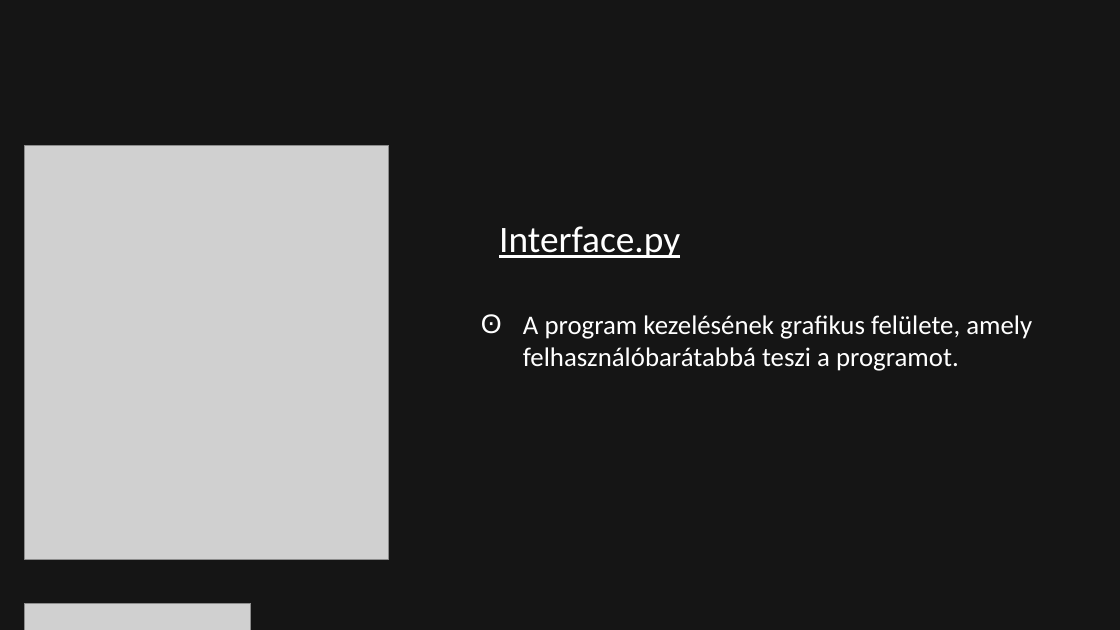
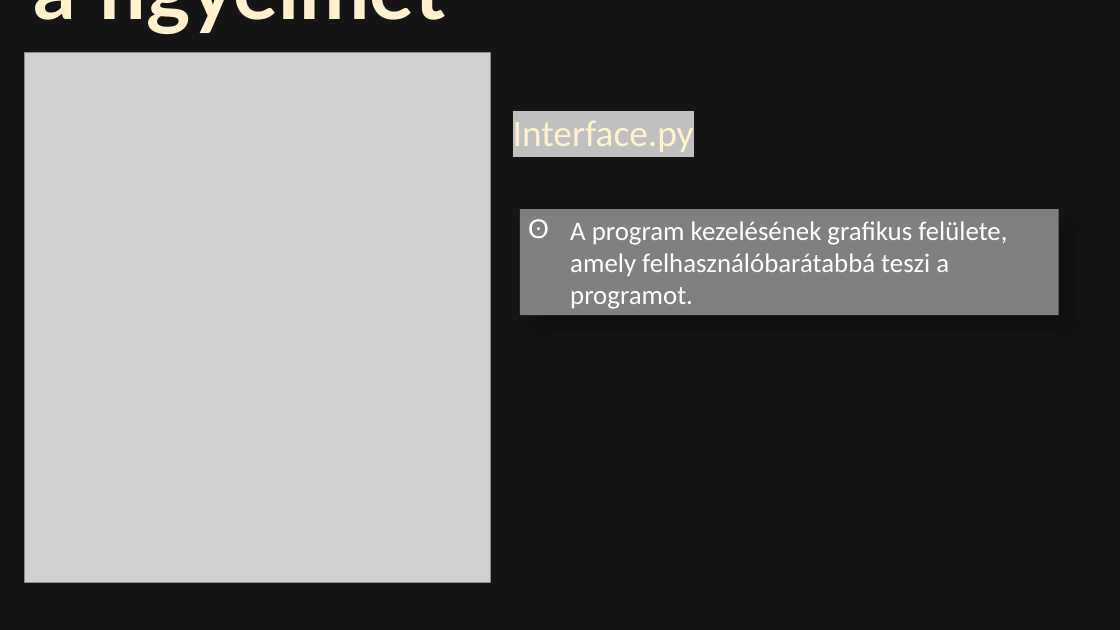
Before and after one commit to bankuti-gk/VBJCode, a slide deck: slide 11 of VBJCode.ppsx (slide 12 before the commit). Drawn at 1120x630 pixels with LibreOffice and Linux fonts; fonts in the diff are those of the drawing; grey boxes stand for pictures; background and template pictures are left out; a plain dark background stands for a picture behind light text. Boxes give left, top, right and bottom in pixels: in the first picture for what was removed or moved away, otherwise in the second. Text is boxed around its words. In the diff, an @@ line names an element or a change of style, - is before the commit and + after.

```diff
--- a/VBJCode.ppsx
+++ b/VBJCode.ppsx
@@ title added at (x1=33, y1=0, x2=445, y2=34), 72 pt, text #FFF2CC, bold @@
+Köszönjük
+a figyelmet
@@ picture resized from (x1=24, y1=145, x2=388, y2=560) to (x1=24, y1=53, x2=490, y2=583) @@
@@ text "Interface.py" moved from (x1=499, y1=226, x2=680, y2=258) to (x1=513, y1=121, x2=694, y2=152) @@
@@ text "Interface.py" at (x1=513, y1=121, x2=694, y2=152): text colour #FFFFFF to #FFF2CC, highlight none to #C0C0C0, underline off @@
@@ rectangle "A program kezelésének grafikus felülete, ..." resized from (x1=523, y1=315, x2=1032, y2=371) to (x1=520, y1=209, x2=1059, y2=315) @@
@@ rectangle "A program kezelésének grafikus felülete, ..." at (x1=520, y1=209, x2=1059, y2=315): fill none to #808080; shadow on @@
@@ picture removed at (x1=24, y1=603, x2=250, y2=630) @@
```
Also in this commit, not shown: 10 other slides changed, 1 slide removed.
